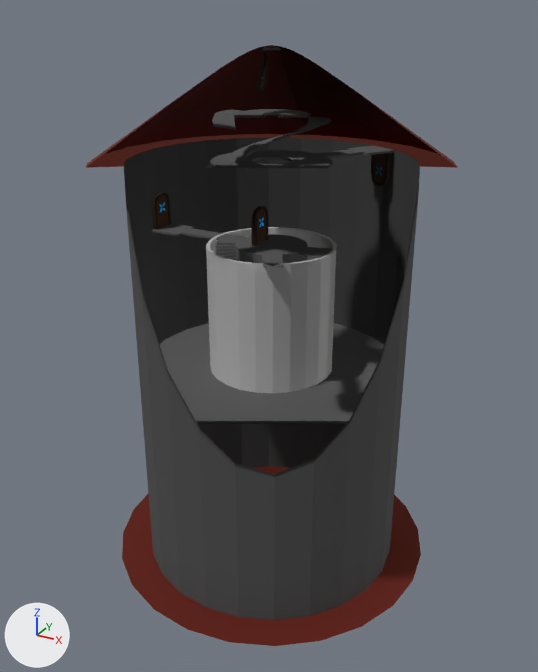
Before and after pictures for a commit that changed the glTF model import/Castle.glb.
One viewpoint serves both versions: a 50 mm lens placed at (30.5, -56.0, 31.1), pointed at (-0.8, 0.9, 2.7). The lights are fixed; the arrows at lower left show +X, +Y and +Z. Everything nearer to the camera than a plane just in front of the edit is cut away. Vertices at the same position are counted once.

Names of what the first picture shows: 'PC', 'PCplatform', 'PCwall', 'castle', 'platform2', 'smooth_stairs2', 'stair2'.
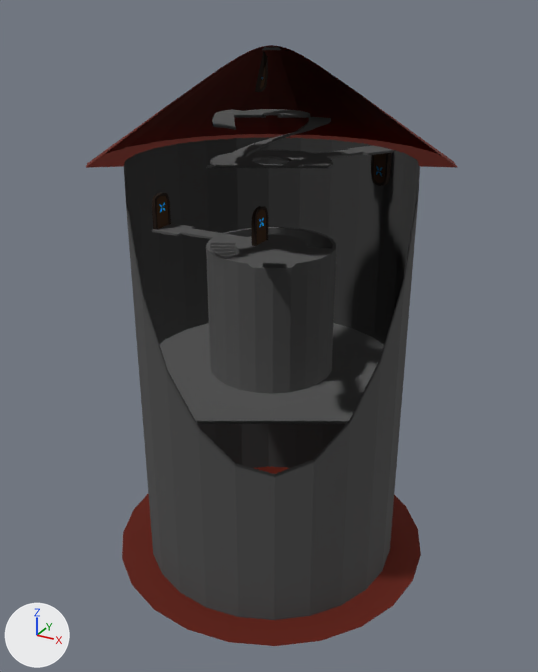
Changed parts and their boxes [x1, y1, x2, y2] in the pictures (538 x 672 px):
part 1 of me_cylinder_020, built on
    before: [210, 228, 333, 275]
    after: [228, 232, 332, 275]
part 2 of me_cylinder_020, recoloured
    both: [206, 227, 336, 394]

Edits to the bpy script that builds the scene:
```text
Change me_cylinder_020:
    used by ob_pcwall; location = (0.0, 0.0, 0.0)
    remove me_cylinder_020.from_pydata(...)  # 96 vertices, 188 faces; spans x -5.77..5.77, y -5.77..5.77, z 0.06..12.02
    add me_cylinder_020.from_pydata(...)  # 134 vertices, 228 faces; spans x -5.77..5.77, y -5.77..5.77, z 0.06..12.02
    me_cylinder_020 part 1
    48 faces are deleted
    33 vertices are added at x -5.46..5.46, y -5.46..5.46, z 11.61..12.02
    5 new vertices lie (0.0, 0.0, 0.41) away from vertices in x -0.82..3.05, y -3.16..-0.82, z 11.61
    88 new faces join them
    me_cylinder_020 part 2: 140 faces spanning x -5.77..5.77, y -5.77..5.77, z 0.06..12.02 switch from no material to mat_castle (dark grey #696969)
```
